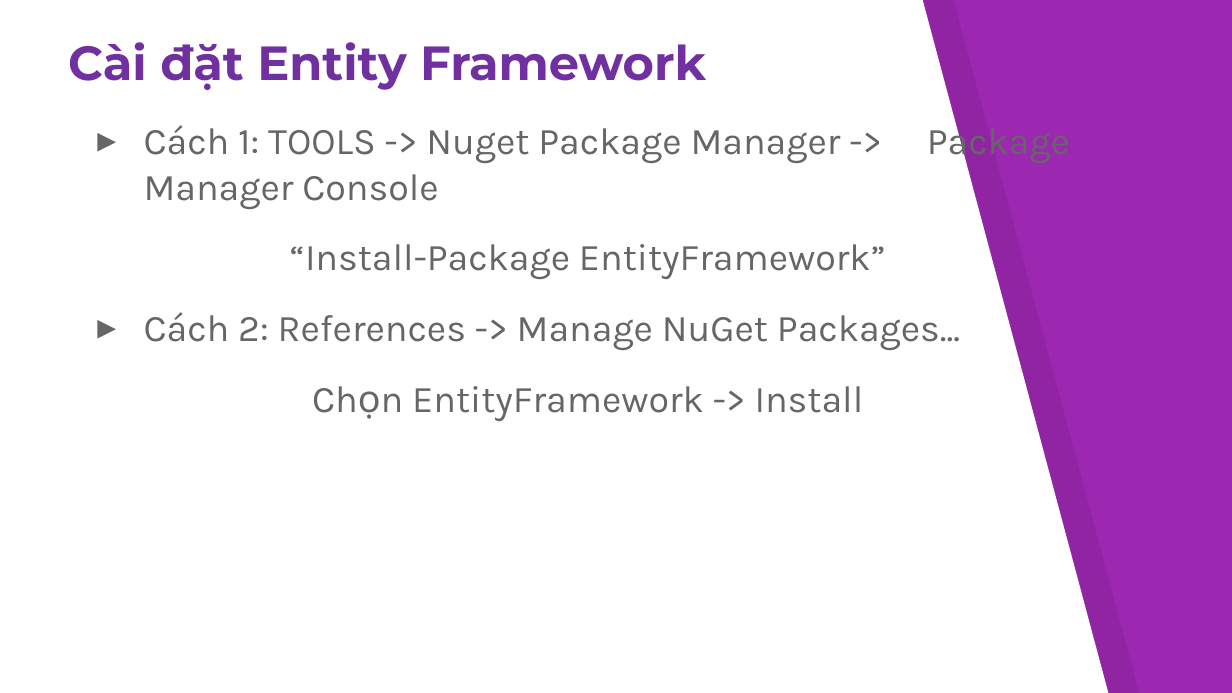
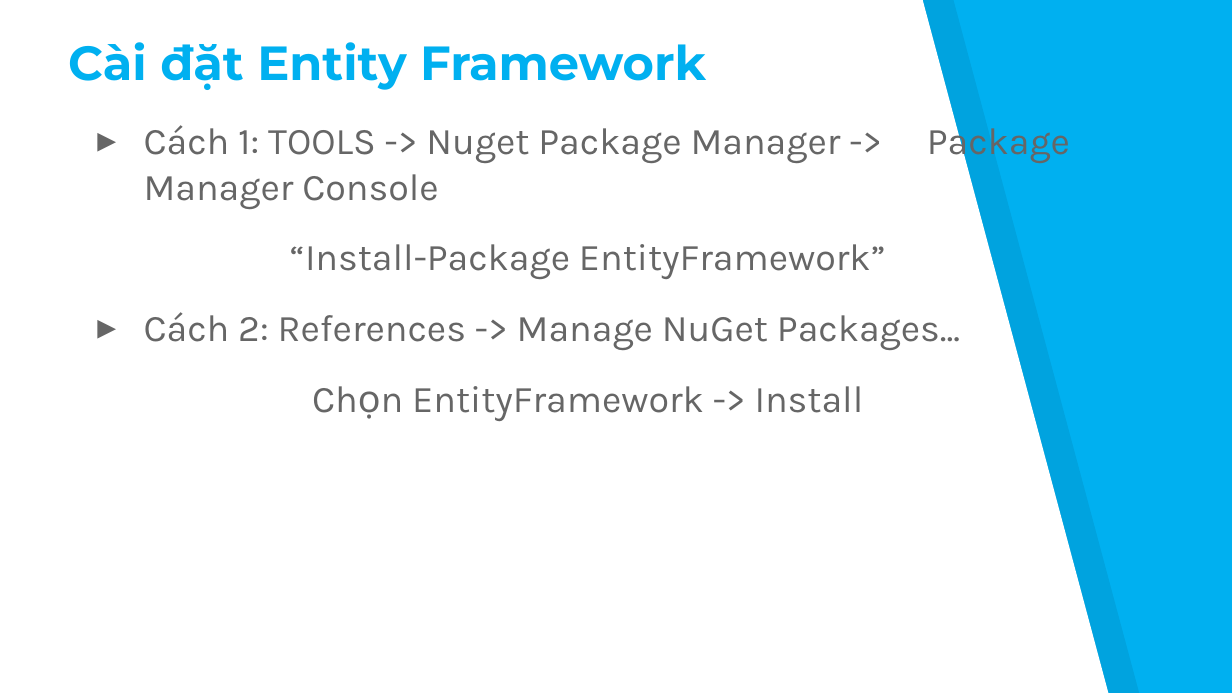
Before and after one commit to sikyurabmt/Entity-Framework, a slide deck: slide 13 of DOCUMENT/Group7-Slide.pptx (slide 12 before the commit). Drawn at 1232x693 pixels with LibreOffice and Linux fonts; fonts in the diff are those of the drawing. Boxes give left, top, right and bottom in pixels: in the first picture for what was removed or moved away, otherwise in the second. Text is boxed around its words. In the diff, an @@ line names an element or a change of style, - is before the commit and + after.

```diff
--- a/DOCUMENT/Group7-Slide.pptx
+++ b/DOCUMENT/Group7-Slide.pptx
@@ background #9C27B0 to #00B0F0 @@
@@ title "Cài đặt Entity Framework" at (x1=68, y1=42, x2=706, y2=90): text colour #7030A0 to #00B0F0 @@
```
Also in this commit, not shown: 14 other slides changed, 1 slide added.
